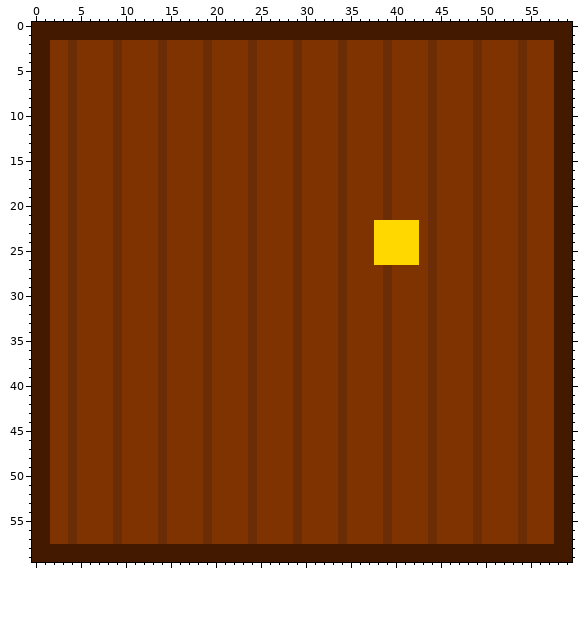
A pixel-art sprite gets an edit: Images/door.png. That is the earlier state.
The file is 60x60 pixels.
The same view after the edit:
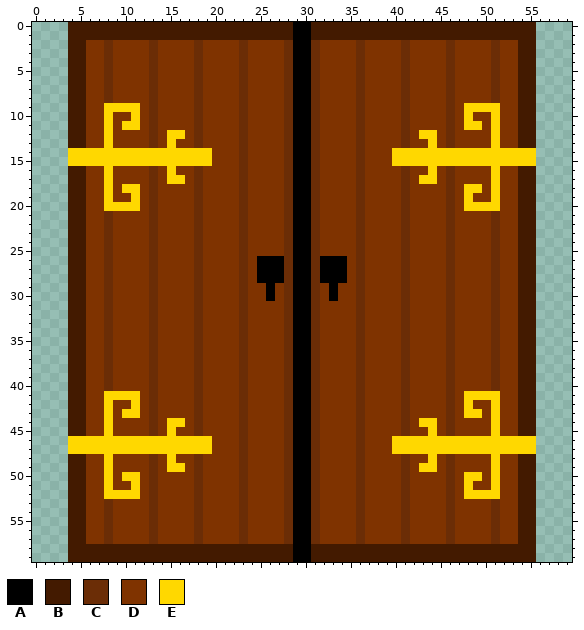
Palette (. is transparent): A #000000  B #431a00  C #6b2d06  D #7f3300  E #ffd800
From old to new:
y 0..1: x 0..3 BBBB -> ....; x 29..30 BB -> AA; x 56..59 BBBB -> ....
y 2..8: x 0..5 BBDDCD -> ....BB; x 8..9 DC -> CD; x 13..14 DC -> CD; x 18..19 DC -> CD; x 23..24 DC -> CD; x 28..31 DCDD -> CAAC; x 34 C -> D; x 36 D -> C; x 39 C -> D; x 41 D -> C; x 44 C -> D; x 46 D -> C; x 49 C -> D; x 51 D -> C; x 54..59 CDDDBB -> BB....
y 9: x 0..5 BBDDCD -> ....BB; x 8..11 DCDD -> EEEE; x 13..14 DC -> CD; x 18..19 DC -> CD; x 23..24 DC -> CD; x 28..31 DCDD -> CAAC; x 34 C -> D; x 36 D -> C; x 39 C -> D; x 41 D -> C; x 44 C -> D; x 46 D -> C; x 48..51 DCDD -> EEEE; x 54..59 CDDDBB -> BB....
y 10: x 0..5 BBDDCD -> ....BB; x 8..9 DC -> ED; x 11 D -> E; x 13..14 DC -> CD; x 18..19 DC -> CD; x 23..24 DC -> CD; x 28..31 DCDD -> CAAC; x 34 C -> D; x 36 D -> C; x 39 C -> D; x 41 D -> C; x 44 C -> D; x 46 D -> C; x 48..49 DC -> ED; x 51 D -> E; x 54..59 CDDDBB -> BB....
y 11: x 0..5 BBDDCD -> ....BB; x 8..11 DCDD -> EDEE; x 13..14 DC -> CD; x 18..19 DC -> CD; x 23..24 DC -> CD; x 28..31 DCDD -> CAAC; x 34 C -> D; x 36 D -> C; x 39 C -> D; x 41 D -> C; x 44 C -> D; x 46 D -> C; x 48..49 DC -> EE; x 51 D -> E; x 54..59 CDDDBB -> BB....
y 12: x 0..5 BBDDCD -> ....BB; x 8..9 DC -> ED; x 13..16 DCDD -> CDEE; x 18..19 DC -> CD; x 23..24 DC -> CD; x 28..31 DCDD -> CAAC; x 34 C -> D; x 36 D -> C; x 39 C -> D; x 41 D -> C; x 43..44 DC -> EE; x 46 D -> C; x 49 C -> D; x 51 D -> E; x 54..59 CDDDBB -> BB....
y 13: x 0..5 BBDDCD -> ....BB; x 8..9 DC -> ED; x 13..15 DCD -> CDE; x 18..19 DC -> CD; x 23..24 DC -> CD; x 28..31 DCDD -> CAAC; x 34 C -> D; x 36 D -> C; x 39 C -> D; x 41 D -> C; x 44 C -> E; x 46 D -> C; x 49 C -> D; x 51 D -> E; x 54..59 CDDDBB -> BB....
y 14..15: x 0..19 BBDDCDDDDCDDDDCDDDDC -> ....EEEEEEEEEEEEEEEE; x 23..24 DC -> CD; x 28..31 DCDD -> CAAC; x 34 C -> D; x 36 D -> C; x 39..59 CDDDDCDDDDCDDDDCDDDBB -> DEEEEEEEEEEEEEEEE....
y 16: x 0..5 BBDDCD -> ....BB; x 8..9 DC -> ED; x 13..15 DCD -> CDE; x 18..19 DC -> CD; x 23..24 DC -> CD; x 28..31 DCDD -> CAAC; x 34 C -> D; x 36 D -> C; x 39 C -> D; x 41 D -> C; x 44 C -> E; x 46 D -> C; x 49 C -> D; x 51 D -> E; x 54..59 CDDDBB -> BB....
y 17: x 0..5 BBDDCD -> ....BB; x 8..9 DC -> ED; x 13..16 DCDD -> CDEE; x 18..19 DC -> CD; x 23..24 DC -> CD; x 28..31 DCDD -> CAAC; x 34 C -> D; x 36 D -> C; x 39 C -> D; x 41 D -> C; x 43..44 DC -> EE; x 46 D -> C; x 49 C -> D; x 51 D -> E; x 54..59 CDDDBB -> BB....
y 18: x 0..5 BBDDCD -> ....BB; x 8..11 DCDD -> EDEE; x 13..14 DC -> CD; x 18..19 DC -> CD; x 23..24 DC -> CD; x 28..31 DCDD -> CAAC; x 34 C -> D; x 36 D -> C; x 39 C -> D; x 41 D -> C; x 44 C -> D; x 46 D -> C; x 48..49 DC -> EE; x 51 D -> E; x 54..59 CDDDBB -> BB....
y 19: x 0..5 BBDDCD -> ....BB; x 8..9 DC -> ED; x 11 D -> E; x 13..14 DC -> CD; x 18..19 DC -> CD; x 23..24 DC -> CD; x 28..31 DCDD -> CAAC; x 34 C -> D; x 36 D -> C; x 39 C -> D; x 41 D -> C; x 44 C -> D; x 46 D -> C; x 48..49 DC -> ED; x 51 D -> E; x 54..59 CDDDBB -> BB....
y 20: x 0..5 BBDDCD -> ....BB; x 8..11 DCDD -> EEEE; x 13..14 DC -> CD; x 18..19 DC -> CD; x 23..24 DC -> CD; x 28..31 DCDD -> CAAC; x 34 C -> D; x 36 D -> C; x 39 C -> D; x 41 D -> C; x 44 C -> D; x 46 D -> C; x 48..51 DCDD -> EEEE; x 54..59 CDDDBB -> BB....
y 21: x 0..5 BBDDCD -> ....BB; x 8..9 DC -> CD; x 13..14 DC -> CD; x 18..19 DC -> CD; x 23..24 DC -> CD; x 28..31 DCDD -> CAAC; x 34 C -> D; x 36 D -> C; x 39 C -> D; x 41 D -> C; x 44 C -> D; x 46 D -> C; x 49 C -> D; x 51 D -> C; x 54..59 CDDDBB -> BB....
y 22..25: x 0..5 BBDDCD -> ....BB; x 8..9 DC -> CD; x 13..14 DC -> CD; x 18..19 DC -> CD; x 23..24 DC -> CD; x 28..31 DCDD -> CAAC; x 34 C -> D; x 36 D -> C; x 38..42 EEEEE -> DDDCD; x 44 C -> D; x 46 D -> C; x 49 C -> D; x 51 D -> C; x 54..59 CDDDBB -> BB....
y 26: x 0..5 BBDDCD -> ....BB; x 8..9 DC -> CD; x 13..14 DC -> CD; x 18..19 DC -> CD; x 23..34 DCDDDDCDDDDC -> CDAAACAACAAA; x 36 D -> C; x 38..42 EEEEE -> DDDCD; x 44 C -> D; x 46 D -> C; x 49 C -> D; x 51 D -> C; x 54..59 CDDDBB -> BB....
y 27..28: x 0..5 BBDDCD -> ....BB; x 8..9 DC -> CD; x 13..14 DC -> CD; x 18..19 DC -> CD; x 23..34 DCDDDDCDDDDC -> CDAAACAACAAA; x 36 D -> C; x 39 C -> D; x 41 D -> C; x 44 C -> D; x 46 D -> C; x 49 C -> D; x 51 D -> C; x 54..59 CDDDBB -> BB....
y 29..30: x 0..5 BBDDCD -> ....BB; x 8..9 DC -> CD; x 13..14 DC -> CD; x 18..19 DC -> CD; x 23..24 DC -> CD; x 26 D -> A; x 28..31 DCDD -> CAAC; x 33..34 DC -> AD; x 36 D -> C; x 39 C -> D; x 41 D -> C; x 44 C -> D; x 46 D -> C; x 49 C -> D; x 51 D -> C; x 54..59 CDDDBB -> BB....
y 31..40: x 0..5 BBDDCD -> ....BB; x 8..9 DC -> CD; x 13..14 DC -> CD; x 18..19 DC -> CD; x 23..24 DC -> CD; x 28..31 DCDD -> CAAC; x 34 C -> D; x 36 D -> C; x 39 C -> D; x 41 D -> C; x 44 C -> D; x 46 D -> C; x 49 C -> D; x 51 D -> C; x 54..59 CDDDBB -> BB....
y 41: x 0..5 BBDDCD -> ....BB; x 8..11 DCDD -> EEEE; x 13..14 DC -> CD; x 18..19 DC -> CD; x 23..24 DC -> CD; x 28..31 DCDD -> CAAC; x 34 C -> D; x 36 D -> C; x 39 C -> D; x 41 D -> C; x 44 C -> D; x 46 D -> C; x 48..51 DCDD -> EEEE; x 54..59 CDDDBB -> BB....
y 42: x 0..5 BBDDCD -> ....BB; x 8..9 DC -> ED; x 11 D -> E; x 13..14 DC -> CD; x 18..19 DC -> CD; x 23..24 DC -> CD; x 28..31 DCDD -> CAAC; x 34 C -> D; x 36 D -> C; x 39 C -> D; x 41 D -> C; x 44 C -> D; x 46 D -> C; x 48..49 DC -> ED; x 51 D -> E; x 54..59 CDDDBB -> BB....
y 43: x 0..5 BBDDCD -> ....BB; x 8..11 DCDD -> EDEE; x 13..14 DC -> CD; x 18..19 DC -> CD; x 23..24 DC -> CD; x 28..31 DCDD -> CAAC; x 34 C -> D; x 36 D -> C; x 39 C -> D; x 41 D -> C; x 44 C -> D; x 46 D -> C; x 48..49 DC -> EE; x 51 D -> E; x 54..59 CDDDBB -> BB....
y 44: x 0..5 BBDDCD -> ....BB; x 8..9 DC -> ED; x 13..16 DCDD -> CDEE; x 18..19 DC -> CD; x 23..24 DC -> CD; x 28..31 DCDD -> CAAC; x 34 C -> D; x 36 D -> C; x 39 C -> D; x 41 D -> C; x 43..44 DC -> EE; x 46 D -> C; x 49 C -> D; x 51 D -> E; x 54..59 CDDDBB -> BB....
y 45: x 0..5 BBDDCD -> ....BB; x 8..9 DC -> ED; x 13..15 DCD -> CDE; x 18..19 DC -> CD; x 23..24 DC -> CD; x 28..31 DCDD -> CAAC; x 34 C -> D; x 36 D -> C; x 39 C -> D; x 41 D -> C; x 44 C -> E; x 46 D -> C; x 49 C -> D; x 51 D -> E; x 54..59 CDDDBB -> BB....
y 46..47: x 0..19 BBDDCDDDDCDDDDCDDDDC -> ....EEEEEEEEEEEEEEEE; x 23..24 DC -> CD; x 28..31 DCDD -> CAAC; x 34 C -> D; x 36 D -> C; x 39..59 CDDDDCDDDDCDDDDCDDDBB -> DEEEEEEEEEEEEEEEE....
y 48: x 0..5 BBDDCD -> ....BB; x 8..9 DC -> ED; x 13..15 DCD -> CDE; x 18..19 DC -> CD; x 23..24 DC -> CD; x 28..31 DCDD -> CAAC; x 34 C -> D; x 36 D -> C; x 39 C -> D; x 41 D -> C; x 44 C -> E; x 46 D -> C; x 49 C -> D; x 51 D -> E; x 54..59 CDDDBB -> BB....
y 49: x 0..5 BBDDCD -> ....BB; x 8..9 DC -> ED; x 13..16 DCDD -> CDEE; x 18..19 DC -> CD; x 23..24 DC -> CD; x 28..31 DCDD -> CAAC; x 34 C -> D; x 36 D -> C; x 39 C -> D; x 41 D -> C; x 43..44 DC -> EE; x 46 D -> C; x 49 C -> D; x 51 D -> E; x 54..59 CDDDBB -> BB....
y 50: x 0..5 BBDDCD -> ....BB; x 8..11 DCDD -> EDEE; x 13..14 DC -> CD; x 18..19 DC -> CD; x 23..24 DC -> CD; x 28..31 DCDD -> CAAC; x 34 C -> D; x 36 D -> C; x 39 C -> D; x 41 D -> C; x 44 C -> D; x 46 D -> C; x 48..49 DC -> EE; x 51 D -> E; x 54..59 CDDDBB -> BB....
y 51: x 0..5 BBDDCD -> ....BB; x 8..9 DC -> ED; x 11 D -> E; x 13..14 DC -> CD; x 18..19 DC -> CD; x 23..24 DC -> CD; x 28..31 DCDD -> CAAC; x 34 C -> D; x 36 D -> C; x 39 C -> D; x 41 D -> C; x 44 C -> D; x 46 D -> C; x 48..49 DC -> ED; x 51 D -> E; x 54..59 CDDDBB -> BB....
y 52: x 0..5 BBDDCD -> ....BB; x 8..11 DCDD -> EEEE; x 13..14 DC -> CD; x 18..19 DC -> CD; x 23..24 DC -> CD; x 28..31 DCDD -> CAAC; x 34 C -> D; x 36 D -> C; x 39 C -> D; x 41 D -> C; x 44 C -> D; x 46 D -> C; x 48..51 DCDD -> EEEE; x 54..59 CDDDBB -> BB....
y 53..57: x 0..5 BBDDCD -> ....BB; x 8..9 DC -> CD; x 13..14 DC -> CD; x 18..19 DC -> CD; x 23..24 DC -> CD; x 28..31 DCDD -> CAAC; x 34 C -> D; x 36 D -> C; x 39 C -> D; x 41 D -> C; x 44 C -> D; x 46 D -> C; x 49 C -> D; x 51 D -> C; x 54..59 CDDDBB -> BB....
y 58..59: x 0..3 BBBB -> ....; x 29..30 BB -> AA; x 56..59 BBBB -> ....
